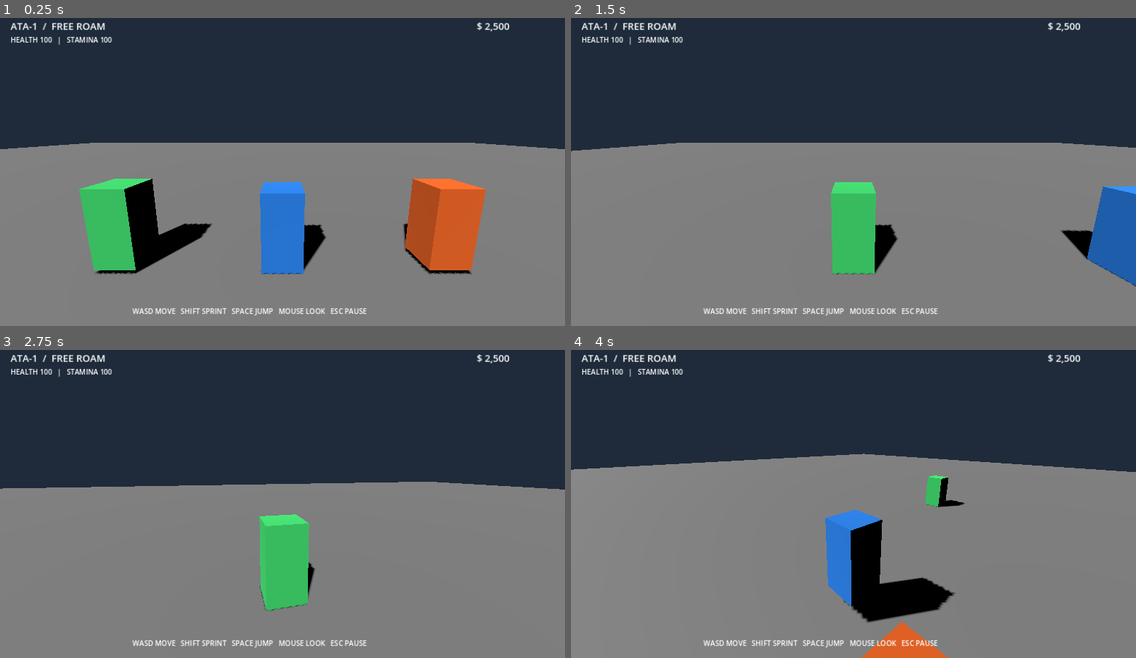
Above: before the commit, frames 1-4 (two rows, left to right).
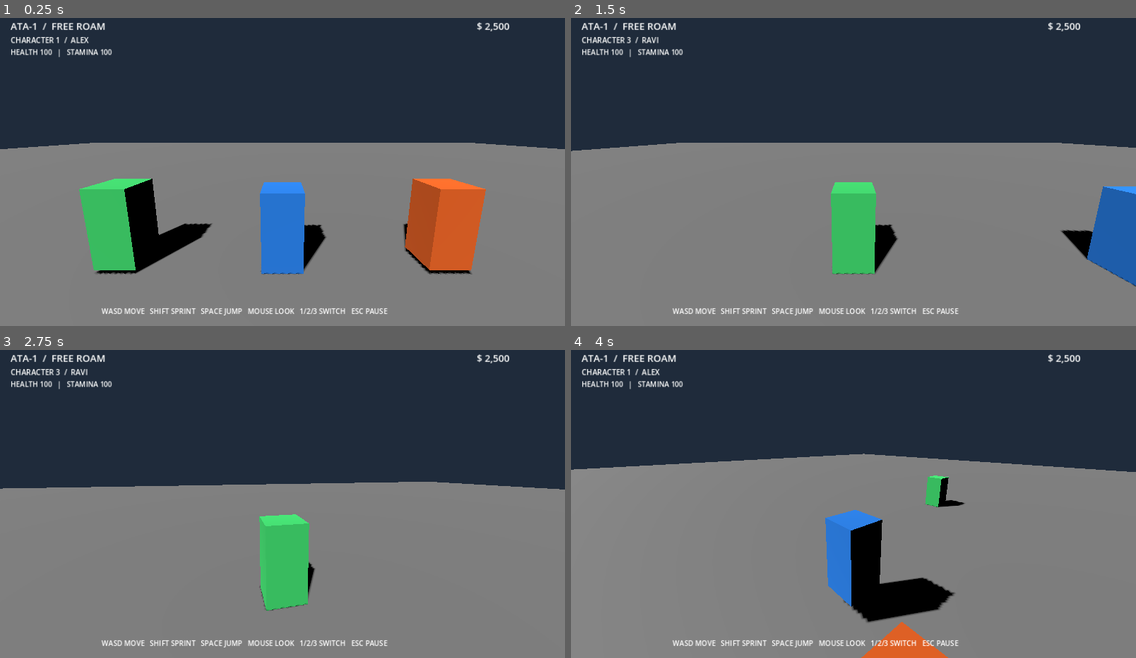
Above: after the commit, the same moments.

Repository: anirudhadebbarma031214-commits/ATA-1
Game: Godot game, scene res://scenes/main.tscn
Two runs of this game, one before a commit and one after it. Both use one fixed random seed, a clock stepped at 60 frames per second and the inputs below.
Inputs (mouse positions are in pixels of both pictures, inside the frame that each line leads up to):
- Up to frame 1 (0.25 s): no input
- Up to frame 2 (1.5 s): tap Enter at 0.5 s; move the mouse to (977, 150) at 0.52 s; hold D 0.53-1.28 s; tap 1 at 0.6 s; click (977, 150) at 0.67 s; tap Space at 0.77 s; move the mouse to (825, 168) at 1.27 s; hold W from 1.28 s (still down); tap 3 at 1.35 s
- Up to frame 3 (2.75 s): keep holding W; tap Space at 1.52 s; move the mouse to (293, 494) at 2.02 s; tap 0 at 2.1 s
- Up to frame 4 (4 s): keep holding W; move the mouse to (847, 504) at 2.77 s; tap Shift at 2.85 s; tap Space at 3.02, 3.77 s; move the mouse to (893, 504) at 3.52 s; tap 1 at 3.6 s

The runs differ from the first frame. In frame 1, 1.1% of the frame differs, in the area x 1-69%, y 5-97%; in frame 2, 1.1%; in frame 3, 1.1%; in frame 4, 1.1%.

Commit message:
Show active character and switching controls in HUD

Diff:
--- a/scripts/hud.gd
+++ b/scripts/hud.gd
@@ -1,6 +1,7 @@
 extends CanvasLayer
 
 var panel: PanelContainer
+var character_label: Label
 
 func _ready() -> void:
 	var info := VBoxContainer.new()
@@ -10,6 +11,9 @@
 	title.text = "ATA-1  /  FREE ROAM"
 	title.add_theme_font_size_override("font_size", 22)
 	info.add_child(title)
+	character_label = Label.new()
+	character_label.add_theme_font_size_override("font_size", 17)
+	info.add_child(character_label)
 	var stats := Label.new()
 	stats.text = "HEALTH 100   |   STAMINA 100"
 	info.add_child(stats)
@@ -19,8 +23,8 @@
 	money.add_theme_font_size_override("font_size", 22)
 	add_child(money)
 	var hints := Label.new()
-	hints.text = "WASD MOVE   SHIFT SPRINT   SPACE JUMP   MOUSE LOOK   ESC PAUSE"
-	hints.position = Vector2(300, 675)
+	hints.text = "WASD MOVE   SHIFT SPRINT   SPACE JUMP   MOUSE LOOK   1/2/3 SWITCH   ESC PAUSE"
+	hints.position = Vector2(230, 675)
 	add_child(hints)
 	panel = PanelContainer.new()
 	panel.set_anchors_and_offsets_preset(Control.PRESET_CENTER)
@@ -44,6 +48,12 @@
 	quit_button.pressed.connect(_quit_game)
 	menu.add_child(quit_button)
 
+func _process(_delta: float) -> void:
+	for character in get_tree().get_nodes_in_group("playable_characters"):
+		if character.is_active:
+			character_label.text = "CHARACTER " + str(character.character_index) + "  /  " + character.character_name
+			return
+
 func _unhandled_input(event: InputEvent) -> void:
 	if event is InputEventKey and event.pressed and event.keycode == KEY_ESCAPE and not event.echo:
 		_toggle_pause()
